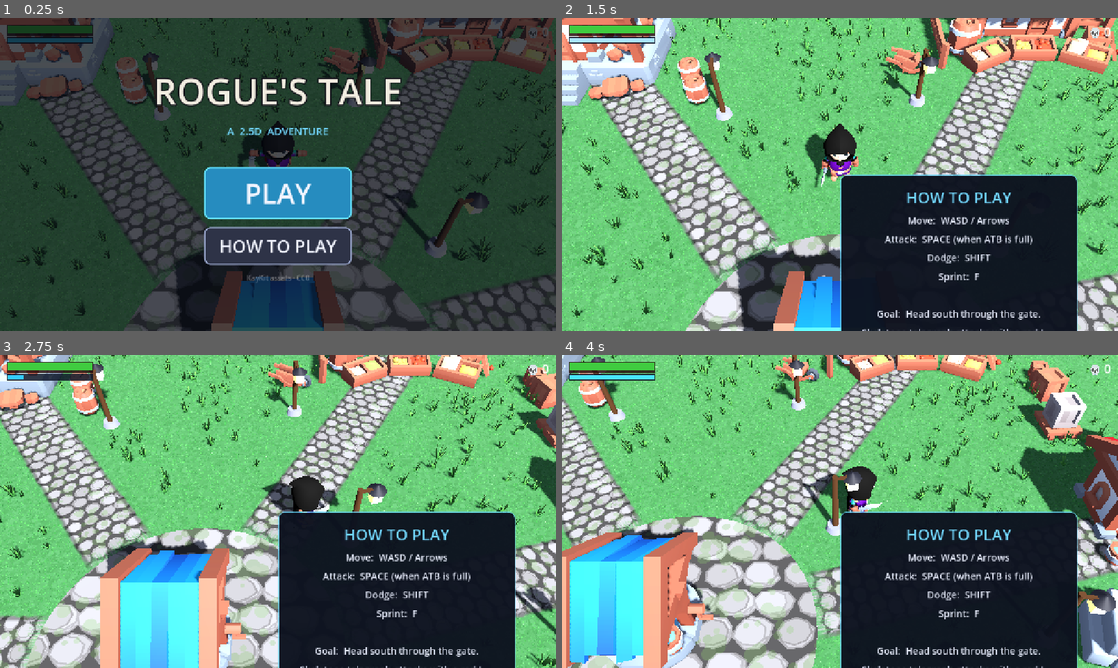
Above: before the commit, frames 1-4 (two rows, left to right).
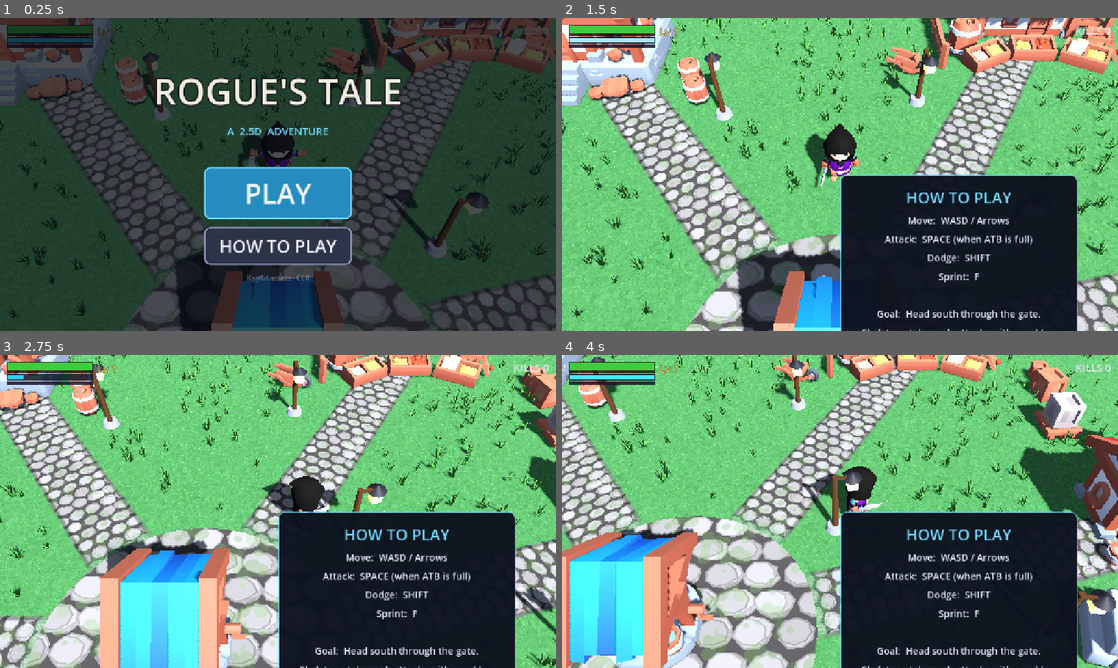
Above: after the commit, the same moments.

Repository: OuterHeavenX/godot-2.5D-rpg
Game: Godot game, scene res://src/world/main.tscn
Two runs of this game, one before a commit and one after it. Both use one fixed random seed, a clock stepped at 60 frames per second and the inputs below.
Inputs (mouse positions are in pixels of both pictures, inside the frame that each line leads up to):
- Up to frame 1 (0.25 s): no input
- Up to frame 2 (1.5 s): click "HOW TO PLAY" at 0.5 s; click "PLAY" at 1.25 s
- Up to frame 3 (2.75 s): move the mouse to (400, 495) at 2.02 s; hold D (move_right) from 2.03 s (still down); tap Space (attack) at 2.1 s; click (400, 495) at 2.17 s; tap Shift (dodge) at 2.3 s
- Up to frame 4 (4 s): release D (move_right) at 2.75 s; drag from (728, 527) to (812, 574) at 2.77 s; move the mouse to (895, 442) at 3.52 s; hold D (move_right) from 3.53 s (still down); tap F (sprint) at 3.6 s; click (895, 442) at 3.67 s; tap Space (attack) at 3.8 s

The runs differ from the first frame. In frame 1, 0.3% of the frame differs, in the area x 1-99%, y 3-10%; in frame 2, 0.3%; in frame 3, 0.3%; in frame 4, 0.3%, in the area x 1-99%, y 2-10%.

Commit message:
Sound + XP/levels: Kenney CC0 SFX, generated ambient music, XP bar, level-ups

Diff:
--- a/project.godot
+++ b/project.godot
@@ -70,3 +70,7 @@
 renderer/rendering_method="gl_compatibility"
 renderer/rendering_method.mobile="gl_compatibility"
 environment/defaults/default_clear_color=Color(0.1, 0.1, 0.15, 1)
+
+[autoload]
+
+AudioMan="*res://src/audio/audio_manager.gd"
--- /dev/null
+++ b/src/audio/audio_manager.gd
@@ -0,0 +1,36 @@
+extends Node
+## AudioMan (autoload): pooled SFX players + looping ambient music.
+## PROCESS_MODE_ALWAYS so music keeps playing under the paused main menu.
+## All SFX are CC0 Kenney; music is an original generated loop.
+
+const POOL_SIZE := 8
+
+var _sfx: Dictionary = {}
+var _pool: Array[AudioStreamPlayer] = []
+var _music: AudioStreamPlayer
+
+func _ready() -> void:
+	process_mode = Node.PROCESS_MODE_ALWAYS
+	for i in POOL_SIZE:
+		var p := AudioStreamPlayer.new()
+		add_child(p)
+		_pool.append(p)
+	for n in ["swing", "hit", "bone_hit", "bone_die", "dodge", "levelup", "click"]:
+		_sfx[n] = load("res://src/audio/sfx/%s.ogg" % n)
+	_music = AudioStreamPlayer.new()
+	_music.stream = load("res://src/audio/music/village_ambient.wav")
+	_music.volume_db = -16.0
+	add_child(_music)
+	_music.play()
+
+## Play a named SFX. Pitch is randomized slightly for variety.
+func play(sfx_name: String, pitch := 1.0, vol_db := 0.0) -> void:
+	if not _sfx.has(sfx_name):
+		return
+	for p in _pool:
+		if not p.playing:
+			p.stream = _sfx[sfx_name]
+			p.pitch_scale = pitch * randf_range(0.96, 1.04)
+			p.volume_db = vol_db
+			p.play()
+			return
--- a/src/enemy/skeleton.gd
+++ b/src/enemy/skeleton.gd
@@ -14,6 +14,7 @@
 const ATTACK_DAMAGE := 12.0
 const ATTACK_COOLDOWN := 1.6
 const WINDUP_TIME := 0.7
+const XP_REWARD := 30
 
 const ANIM_IDLE := "Idle"
 const ANIM_WALK := "Walking_A"
@@ -179,6 +180,7 @@
 	if hp <= 0.0:
 		_die()
 	else:
+		AudioMan.play("bone_hit", 1.0, -3.0)
 		_hit_timer = 0.45
 		_play(ANIM_HIT)
 
@@ -188,6 +190,11 @@
 	velocity = Vector3.ZERO
 	body_cs.set_deferred("disabled", true)
 	_play(ANIM_DEATH)
+	AudioMan.play("bone_die", 0.8, -2.0)
+	# Award XP to the player.
+	var player := get_tree().get_first_node_in_group("player")
+	if player != null and player.has_method("gain_xp"):
+		player.gain_xp(XP_REWARD)
 	died.emit(self)
 	# Sink into the ground, then free.
 	var tw := create_tween()
--- a/src/player/player.gd
+++ b/src/player/player.gd
@@ -21,7 +21,6 @@
 
 const MAX_HP := 100.0
 const ATTACK_RANGE := 2.6
-const ATTACK_DAMAGE := 14.0
 const ATB_FILL_TIME := 1.4
 const DODGE_IFRAMES := 0.4
 const DODGE_DISTANCE := 3.5
@@ -29,12 +28,19 @@
 const REGEN_DELAY := 5.0
 const REGEN_RATE := 4.0
 const SPRINT_MULT := 1.7
+const XP_BASE := 100
 
 signal hp_changed(hp: float, max_hp: float)
 signal atb_changed(atb: float)
 signal sprint_changed(sprinting: bool)
+signal xp_changed(xp: int, xp_next: int, level: int)
+signal leveled_up(new_level: int)
 signal died
 
+var max_hp := MAX_HP
+var attack_damage := 14.0
+var level := 1
+var xp := 0
 var hp := MAX_HP
 var atb := 1.0
 var sprinting := false
@@ -99,9 +105,9 @@
 		atb_changed.emit(atb)
 
 	# Slowly recover health when out of danger.
-	if _since_damage > REGEN_DELAY and hp < MAX_HP:
-		hp = minf(MAX_HP, hp + REGEN_RATE * delta)
-		hp_changed.emit(hp, MAX_HP)
+	if _since_damage > REGEN_DELAY and hp < max_hp:
+		hp = minf(max_hp, hp + REGEN_RATE * delta)
+		hp_changed.emit(hp, max_hp)
 
 	if Input.is_action_just_pressed("attack"):
 		try_attack()
@@ -168,6 +174,29 @@
 		anim.speed_scale = 1.0
 	sprint_changed.emit(sprinting)
 
+## XP needed to go from the current level to the next.
+func xp_for_next() -> int:
+	return XP_BASE * level
+
+## Award XP (called on skeleton kills). Handles multi-level-ups.
+func gain_xp(amount: int) -> void:
+	if dead:
+		return
+	xp += amount
+	var leveled := false
+	while xp >= xp_for_next():
+		xp -= xp_for_next()
+		level += 1
+		max_hp += 15.0
+		attack_damage += 2.0
+		hp = max_hp  # full heal on level up
+		leveled = true
+	hp_changed.emit(hp, max_hp)
+	xp_changed.emit(xp, xp_for_next(), level)
+	if leveled:
+		AudioMan.play("levelup")
+		leveled_up.emit(level)
+
 ## ATB attack: needs a full gauge. Heavy horizontal slash with a lunge,
 ## a white slash arc, and a hit-stop kick on connect.
 func try_attack() -> void:
@@ -178,6 +207,7 @@
 	_attack_timer = 0.38
 	_attack_dir = Vector3(sin(rig.rotation.y), 0, cos(rig.rotation.y))
 	_play(ANIM_ATTACK)
+	AudioMan.play("swing")
 	_spawn_slash()
 	var tw := create_tween()
 	tw.tween_interval(0.16)
@@ -198,9 +228,10 @@
 			continue
 		if to.normalized().dot(facing) < 0.2:
 			continue
-		skel.take_damage(ATTACK_DAMAGE, global_position)
+		skel.take_damage(attack_damage, global_position)
 		hit_any = true
 	if hit_any:
+		AudioMan.play("hit")
 		_hit_stop()
 
 ## Brief freeze on connect — the classic fighting-game impact feel.
@@ -266,6 +297,7 @@
 	_dodge_cd = 0.9
 	_dodge_timer = DODGE_TIME
 	_iframes = DODGE_IFRAMES
+	AudioMan.play("dodge", 1.0, -4.0)
 	var input_dir := Vector2(
 		Input.get_axis("move_left", "move_right"),
 		Input.get_axis("move_up", "move_down"))
@@ -284,7 +316,8 @@
 		return
 	hp -= amount
 	_since_damage = 0.0
-	hp_changed.emit(hp, MAX_HP)
+	hp_changed.emit(hp, max_hp)
+	AudioMan.play("hit", 0.7, -2.0)
 	if hp <= 0.0:
 		_die()
 	else:
@@ -309,11 +342,11 @@
 func _respawn() -> void:
 	global_position = Vector3(0, 0.1, 0)
 	velocity = Vector3.ZERO
-	hp = MAX_HP
+	hp = max_hp
 	atb = 1.0
 	dead = false
 	_since_damage = 99.0
-	hp_changed.emit(hp, MAX_HP)
+	hp_changed.emit(hp, max_hp)
 	atb_changed.emit(atb)
 	_play(ANIM_IDLE)
 
--- a/src/ui/hud.gd
+++ b/src/ui/hud.gd
@@ -6,11 +6,16 @@
 var _hp_bg: ColorRect
 var _atb_fill: ColorRect
 var _atb_bg: ColorRect
+var _xp_fill: ColorRect
+var _xp_bg: ColorRect
+var _level_label: Label
 var _kills_label: Label
 var _flash: ColorRect
 var _flash_alpha := 0.0
 var _last_hp := -1.0
 var _pulse := 0.0
+var _banner: Label
+var _banner_alpha := 0.0
 
 func _ready() -> void:
 	layer = 5
@@ -24,8 +29,13 @@
 		if player.has_signal("atb_changed"):
 			player.atb_changed.connect(_on_atb_changed)
 		if player.has_method("get"):
-			_on_hp_changed(player.get("hp"), player.get("MAX_HP"))
+			_on_hp_changed(player.get("hp"), player.get("max_hp"))
 			_on_atb_changed(player.get("atb"))
+			_on_xp_changed(player.get("xp"), player.xp_for_next(), player.get("level"))
+		if player.has_signal("xp_changed"):
+			player.xp_changed.connect(_on_xp_changed)
+		if player.has_signal("leveled_up"):
+			player.leveled_up.connect(_on_leveled_up)
 	var mgr := get_tree().get_first_node_in_group("skeleton_manager")
 	if mgr != null and mgr.has_signal("kills_changed"):
 		mgr.kills_changed.connect(_on_kills_changed)
@@ -71,18 +81,64 @@
 	_atb_fill.offset_right = 213
 	_atb_fill.offset_bottom = 55
 	add_child(_atb_fill)
-	# Kill counter.
+	# Kill counter (top-right). Plain text — web fonts lack the skull emoji.
 	_kills_label = Label.new()
-	_kills_label.text = "💀 0"
-	_kills_label.add_theme_font_size_override("font_size", 28)
+	_kills_label.text = "KILLS 0"
+	_kills_label.add_theme_font_size_override("font_size", 24)
+	_kills_label.add_theme_color_override("font_color", Color(0.9, 0.9, 0.95))
 	_kills_label.anchor_left = 1.0
 	_kills_label.anchor_right = 1.0
-	_kills_label.offset_left = -120
+	_kills_label.offset_left = -160
 	_kills_label.offset_top = 12
 	_kills_label.offset_right = -16
 	_kills_label.offset_bottom = 48
 	_kills_label.horizontal_alignment = HORIZONTAL_ALIGNMENT_RIGHT
 	add_child(_kills_label)
+	# XP bar background (thin, below ATB).
+	_xp_bg = ColorRect.new()
+	_xp_bg.color = Color(0.10, 0.06, 0.18, 0.85)
+	_xp_bg.anchor_left = 0.0
+	_xp_bg.anchor_top = 0.0
+	_xp_bg.offset_left = 16
+	_xp_bg.offset_top = 62
+	_xp_bg.offset_right = 216
+	_xp_bg.offset_bottom = 70
+	add_child(_xp_bg)
+	# XP fill (violet).
+	_xp_fill = ColorRect.new()
+	_xp_fill.color = Color(0.65, 0.4, 1.0)
+	_xp_fill.anchor_left = 0.0
+	_xp_fill.anchor_top = 0.0
+	_xp_fill.offset_left = 19
+	_xp_fill.offset_top = 64
+	_xp_fill.offset_right = 19
+	_xp_fill.offset_bottom = 68
+	add_child(_xp_fill)
+	# Level label (left of the health bar).
+	_level_label = Label.new()
+	_level_label.text = "Lv 1"
+	_level_label.add_theme_font_size_override("font_size", 24)
+	_level_label.add_theme_color_override("font_color", Color(1.0, 0.85, 0.4))
+	_level_label.add_theme_color_override("font_outline_color", Color(0, 0, 0, 0.8))
+	_level_label.add_theme_constant_override("outline_size", 4)
+	_level_label.anchor_left = 0.0
+	_level_label.anchor_top = 0.0
+	_level_label.offset_left = 224
+	_level_label.offset_top = 14
+	_level_label.offset_right = 300
+	_level_label.offset_bottom = 44
+	add_child(_level_label)
+	# Level-up banner (center screen, fades).
+	_banner = Label.new()
+	_banner.text = ""
+	_banner.add_theme_font_size_override("font_size", 64)
+	_banner.add_theme_color_override("font_color", Color(1.0, 0.85, 0.35, 0.0))
+	_banner.add_theme_color_override("font_outline_color", Color(0.1, 0.05, 0.0, 0.0))
+	_banner.add_theme_constant_override("outline_size", 8)
+	_banner.set_anchors_preset(Control.PRESET_CENTER)
+	_banner.horizontal_alignment = HORIZONTAL_ALIGNMENT_CENTER
+	_banner.mouse_filter = Control.MOUSE_FILTER_IGNORE
+	add_child(_banner)
 	# Damage flash (full screen, fades out).
 	_flash = ColorRect.new()
 	_flash.color = Color(0.8, 0.05, 0.05, 0.0)
@@ -100,6 +156,13 @@
 		_atb_fill.color = Color(0.4 + 0.3 * sin(_pulse), 0.9, 1.0)
 	else:
 		_atb_fill.color = Color(0.2, 0.8, 1.0)
+	# Fade the level-up banner.
+	if _banner_alpha > 0.0:
+		_banner_alpha = maxf(0.0, _banner_alpha - delta * 0.5)
+		_banner.add_theme_color_override("font_color",
+			Color(1.0, 0.85, 0.35, _banner_alpha))
+		_banner.add_theme_color_override("font_outline_color",
+			Color(0.1, 0.05, 0.0, _banner_alpha))
 
 func _on_hp_changed(hp: float, max_hp: float) -> void:
 	var frac := clampf(hp / max_hp, 0.0, 1.0)
@@ -111,7 +174,17 @@
 	_last_hp = hp
 
 func _on_kills_changed(count: int) -> void:
-	_kills_label.text = "💀 %d" % count
+	_kills_label.text = "KILLS %d" % count
 
 func _on_atb_changed(atb: float) -> void:
 	_atb_fill.offset_right = 19 + 194 * clampf(atb, 0.0, 1.0)
+
+func _on_xp_changed(xp: int, xp_next: int, level: int) -> void:
+	var frac := clampf(float(xp) / float(maxi(xp_next, 1)), 0.0, 1.0)
+	_xp_fill.offset_right = 19 + 194 * frac
+	_level_label.text = "Lv %d" % level
+
+func _on_leveled_up(new_level: int) -> void:
+	_banner.text = "LEVEL UP!"
+	_banner_alpha = 1.0
+	_level_label.text = "Lv %d" % new_level
--- a/src/ui/main_menu.gd
+++ b/src/ui/main_menu.gd
@@ -140,6 +140,9 @@
 		["Goal", "Head south through the gate."],
 		["", "Skeletons telegraph attacks with a red ! —"],
 		["", "dodge the flash, then punish with your slash."],
+		["", ""],
+		["XP", "Slain skeletons grant XP. Level up for"],
+		["", "more HP and harder hits."],
 	]
 	for line in lines:
 		var lbl := Label.new()
@@ -154,12 +157,18 @@
 		vbox.add_child(lbl)
 
 	var close := _make_menu_button("CLOSE", 32, Color(0.18, 0.20, 0.28), Color(0.6, 0.65, 0.8))
-	close.pressed.connect(func() -> void: _how_panel.visible = false)
+	close.pressed.connect(_on_close_how)
 	vbox.add_child(close)
 
+func _on_close_how() -> void:
+	AudioMan.play("click")
+	_how_panel.visible = false
+
 func _on_play() -> void:
+	AudioMan.play("click")
 	get_tree().paused = false
 	_menu_root.visible = false
 
 func _on_how() -> void:
+	AudioMan.play("click")
 	_how_panel.visible = true
Not shown, added: src/audio/audio_manager.gd.uid
Not shown, added: src/audio/music/village_ambient.wav.import
Not shown, added: src/audio/sfx/bone_die.ogg.import
Not shown, added: src/audio/sfx/bone_hit.ogg.import
Not shown, added: src/audio/sfx/click.ogg.import
Not shown, added: src/audio/sfx/dodge.ogg.import
Not shown, added: src/audio/sfx/hit.ogg.import
Not shown, added: src/audio/sfx/levelup.ogg.import
Not shown, added: src/audio/sfx/swing.ogg.import
Not shown, changed: docs/index.html
Not shown, changed: docs/index.pck
Not shown, added: src/audio/music/village_ambient.wav
(and 7 more such lines)
